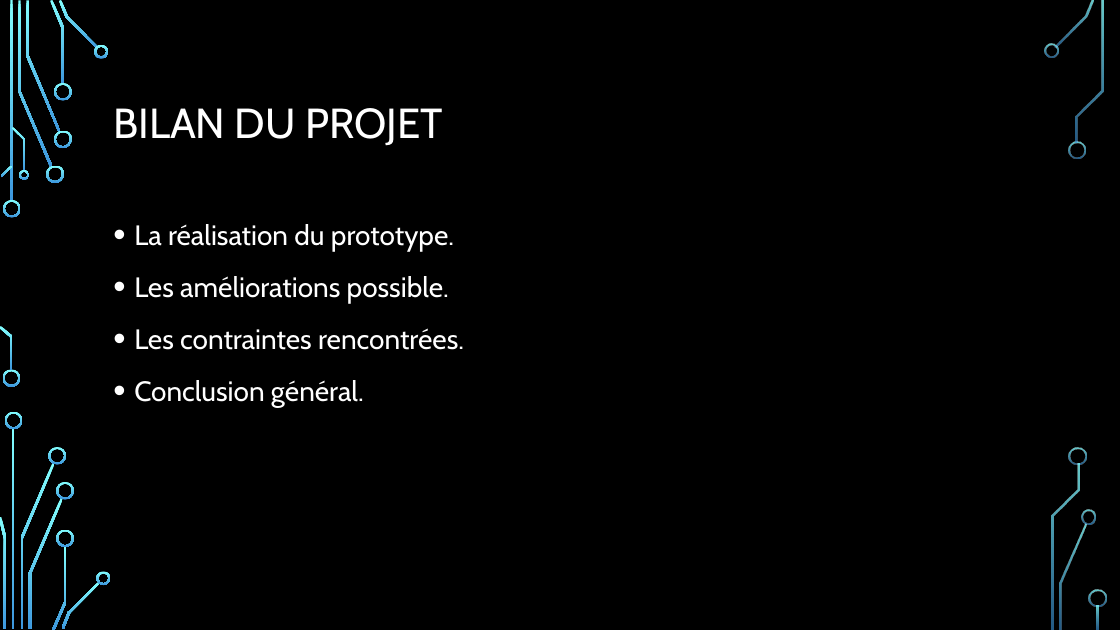
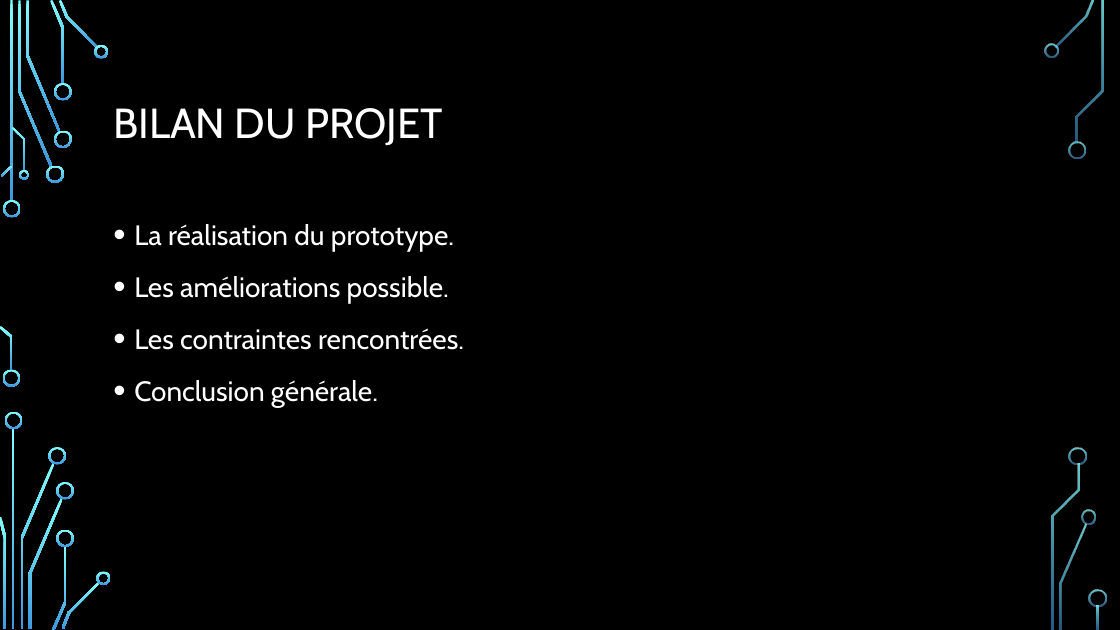
Before and after one commit to AE-L/Projet-SmartPatate, a slide deck: slide 5 of Projet smart-patate.pptx. Drawn at 1120x630 pixels with LibreOffice and Linux fonts; fonts in the diff are those of the drawing; background and template pictures are left out. Boxes give left, top, right and bottom in pixels: in the first picture for what was removed or moved away, otherwise in the second. Text is boxed around its words. In the diff, an @@ line names an element or a change of style, - is before the commit and + after.

Commit message:
patate projet v2

```diff
--- a/Projet smart-patate.pptx
+++ b/Projet smart-patate.pptx
@@ text at (134,380,378,408): text changed @@
-• Conclusion général.
+• Conclusion générale.
```
Also in this commit, not shown: 2 other slides changed, 1 other file.
